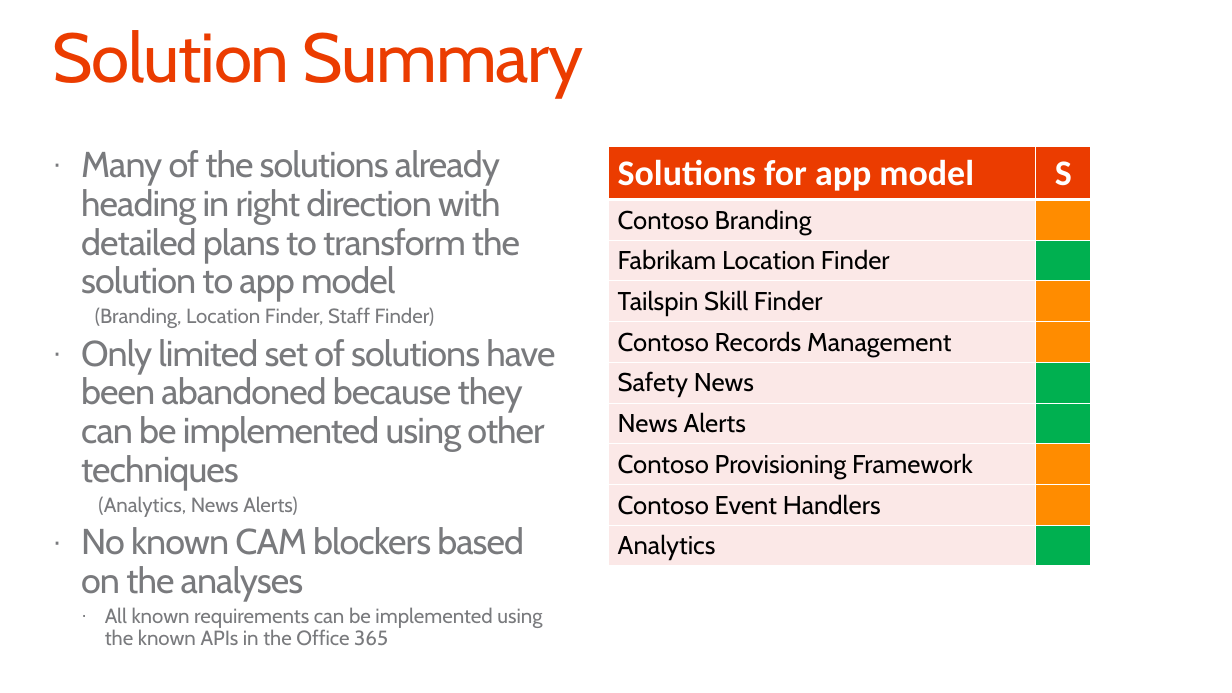
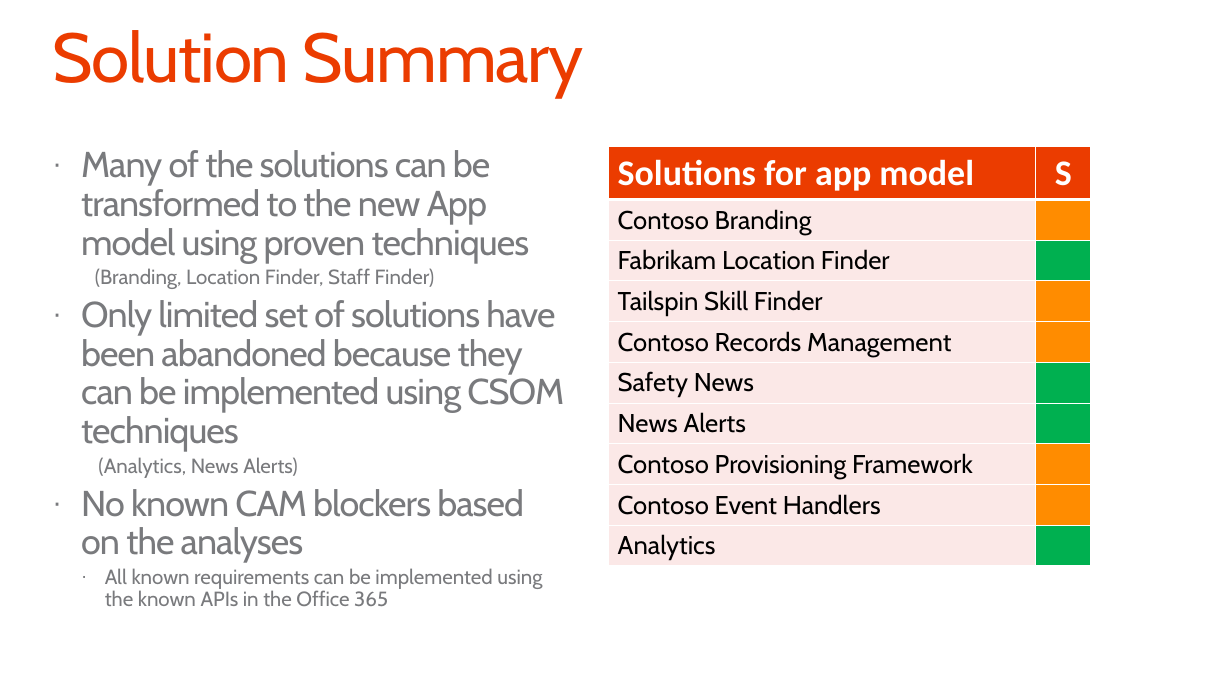
Before and after one commit to SharePoint/PnP-Guidance, a slide deck: slide 9 of PnP Transformation Process/Samples/PnP Transformation - Solution Design Report - Contoso.pptx. Drawn at 1232x693 pixels with LibreOffice and Linux fonts; fonts in the diff are those of the drawing; background and template pictures are left out. Boxes give left, top, right and bottom in pixels: in the first picture for what was removed or moved away, otherwise in the second. Text is boxed around its words. In the diff, an @@ line names an element or a change of style, - is before the commit and + after.

```diff
--- a/PnP Transformation Process/Samples/PnP Transformation - Solution Design Report - Contoso.pptx
+++ b/PnP Transformation Process/Samples/PnP Transformation - Solution Design Report - Contoso.pptx
@@ text at [81,150,530,263]: text changed @@
-· Many of the solutions already heading in right direction with detailed plans to transform the solution to app model
+· Many of the solutions can be transformed to the new App model using proven techniques
@@ text at [81,300,564,452]: text changed @@
-· Only limited set of solutions have been abandoned because they can be implemented using other techniques
+· Only limited set of solutions have been abandoned because they can be implemented using CSOM techniques
```
Also in this commit, not shown: 7 other slides changed, 5 other files.
